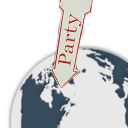
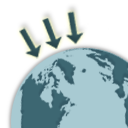
Revision of a layered 128 × 128 image; what changed, layer by layer:
removed layer "Layer 2" over [15, 0, 104, 95]
added group "Group 2" with 3 layers above "Group 1" over [19, 10, 89, 59]
added layer "Color Fill 3 copy 2" in group "Group 2" over [65, 10, 89, 45]
added layer "Color Fill 3 copy" in group "Group 2" over [19, 27, 43, 59]
added layer "Color Fill 3" in group "Group 2" over [42, 18, 86, 49]
painted on "Color Fill 2" over [11, 48, 128, 128]
